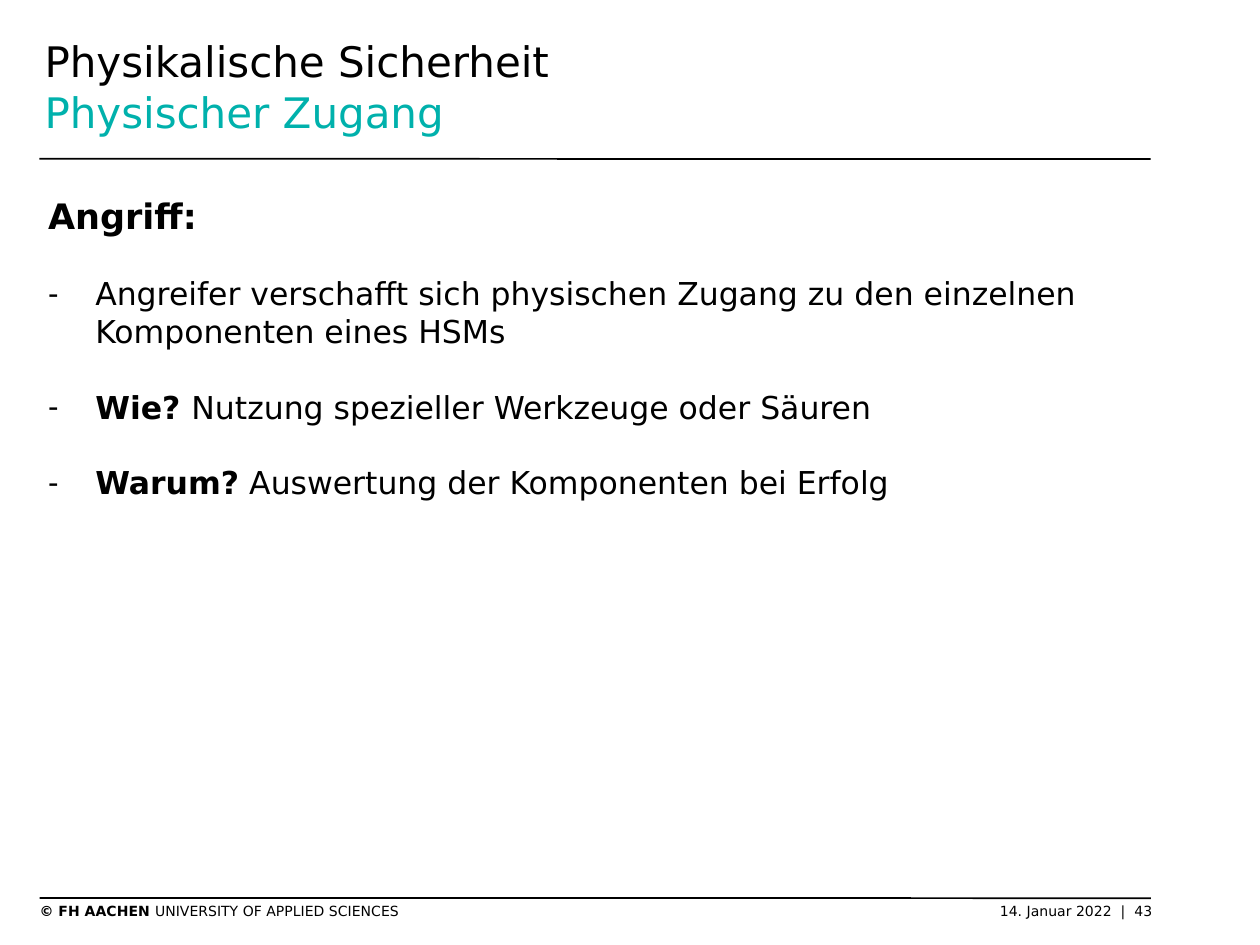
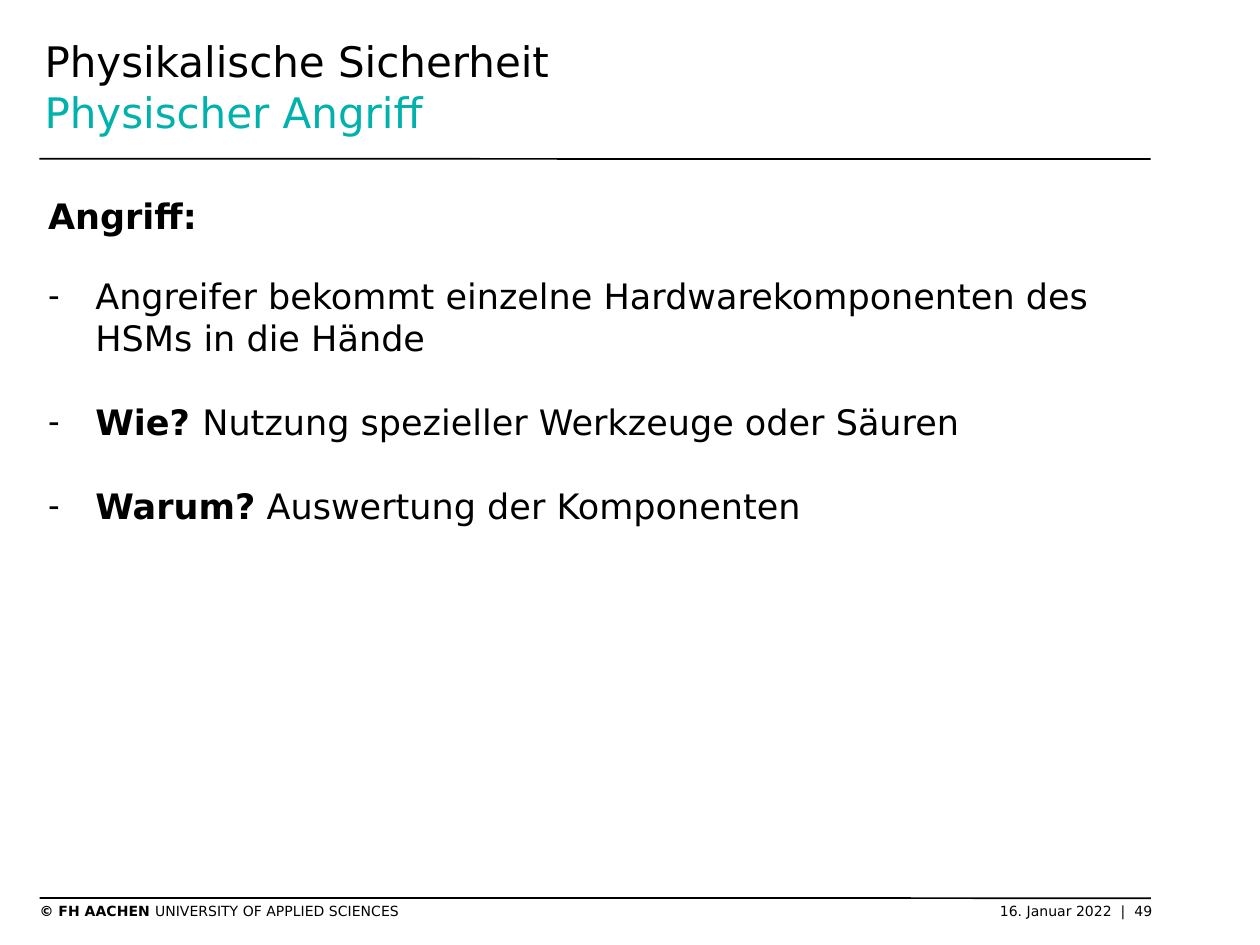
Before and after one commit to SchmickHub/Bachmann---Dahlhaus, a slide deck: slide 49 of Seitenkanal und HSM Folien.pptx (slide 43 before the commit). Drawn at 1260x945 pixels with LibreOffice and Linux fonts; fonts in the diff are those of the drawing; background and template pictures are left out. Boxes give left, top, right and bottom in pixels: in the first picture for what was removed or moved away, otherwise in the second. Text is boxed around its words. In the diff, an @@ line names an element or a change of style, - is before the commit and + after.

```diff
--- a/Seitenkanal und HSM Folien.pptx
+++ b/Seitenkanal und HSM Folien.pptx
@@ title at (45, 45, 549, 137): text changed @@
-Physikalische Sicherheit
-Physischer Zugang
+Physikalische Sicherheit
+Physischer Angriff
@@ text at (95, 282, 1088, 352): text changed; size 18 to 20 pt @@
-– Angreifer verschafft sich physischen Zugang zu den einzelnen Komponenten eines HSMs
+– Angreifer bekommt einzelne Hardwarekomponenten des HSMs in die Hände
@@ text at (95, 408, 959, 443): size 18 to 20 pt in "Wie? Nutzung spezieller Werkzeuge oder Säuren" @@
@@ text at (95, 492, 801, 527): text changed; size 18 to 20 pt @@
-– Warum? Auswertung der Komponenten bei Erfolg
+– Warum? Auswertung der Komponenten
@@ text at (58, 905, 1152, 919): text changed @@
-© FH AACHEN UNIVERSITY OF APPLIED SCIENCES 14. Januar 2022 | 43
+© FH AACHEN UNIVERSITY OF APPLIED SCIENCES 16. Januar 2022 | 49
```
Also in this commit, not shown: 20 other slides changed, 8 slides added, 2 slides removed, 5 other files.
